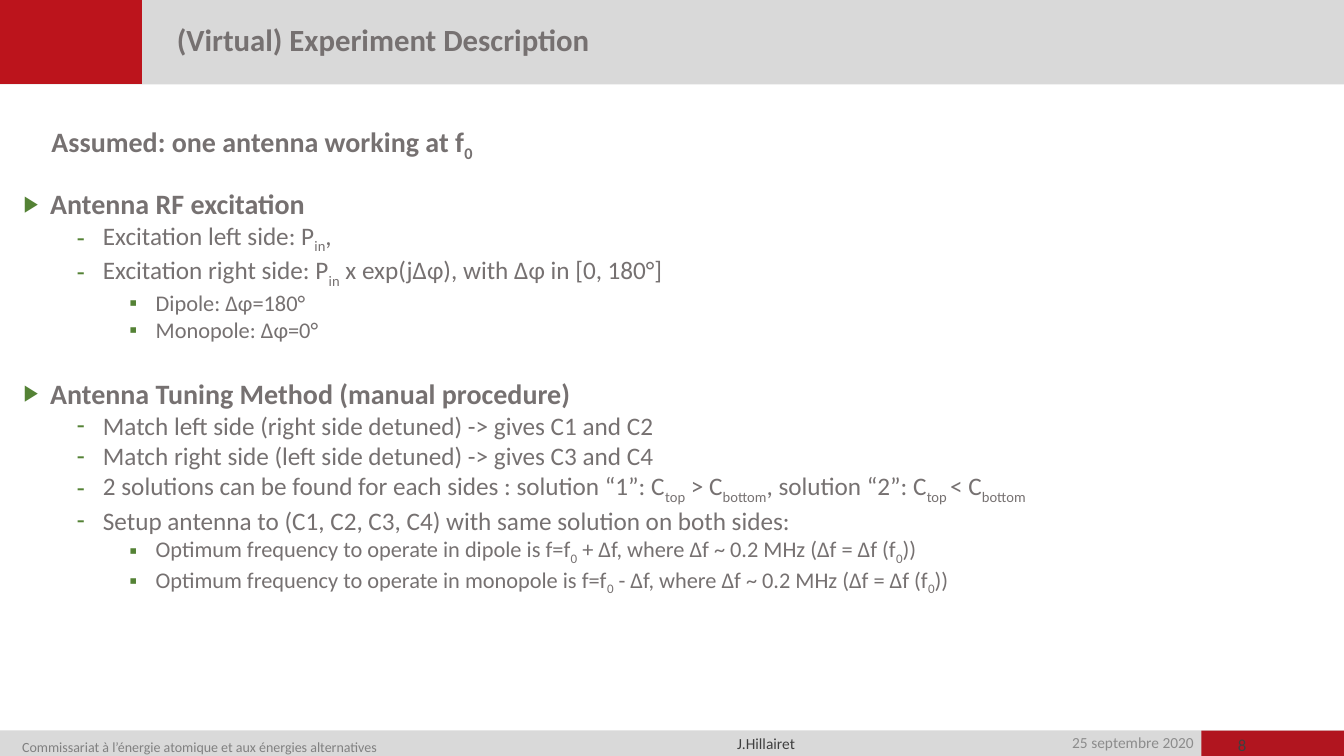
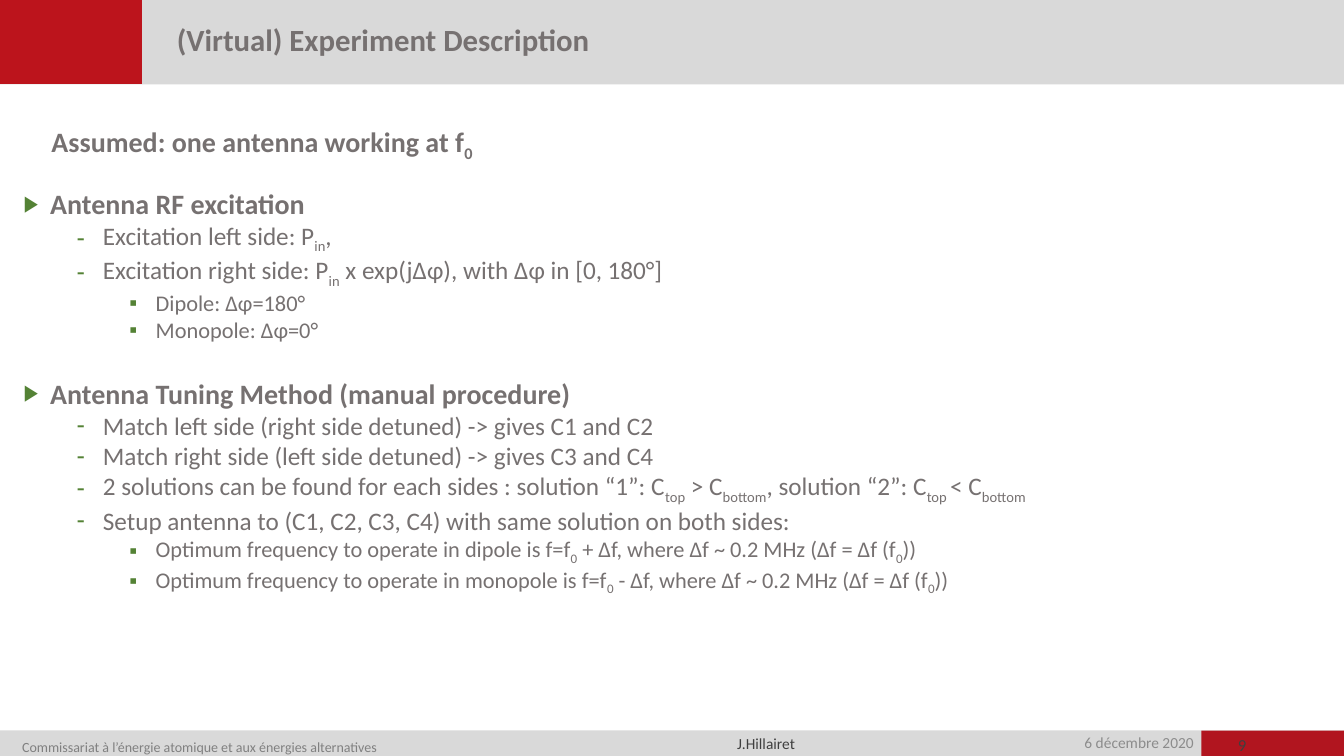
Before and after one commit to jhillairet/WEST_IC_antenna, a slide deck: slide 9 of doc/WEST_Antenna_Circuit_Model.pptx (slide 8 before the commit). Drawn at 1344x756 pixels with LibreOffice and Linux fonts; fonts in the diff are those of the drawing; background and template pictures are left out. Boxes give left, top, right and bottom in pixels: in the first picture for what was removed or moved away, otherwise in the second. Text is boxed around its words. In the diff, an @@ line names an element or a change of style, - is before the commit and + after.

```diff
--- a/doc/WEST_Antenna_Circuit_Model.pptx
+++ b/doc/WEST_Antenna_Circuit_Model.pptx
@@ text at (1084,737,1193,748): text changed @@
-25 septembre 2020
+6 décembre 2020
@@ page number at (1238,740,1246,751): text changed @@
-8
+9
```
Also in this commit, not shown: 6 other slides changed, 1 slide added, 3 slides removed, 8 other files.
